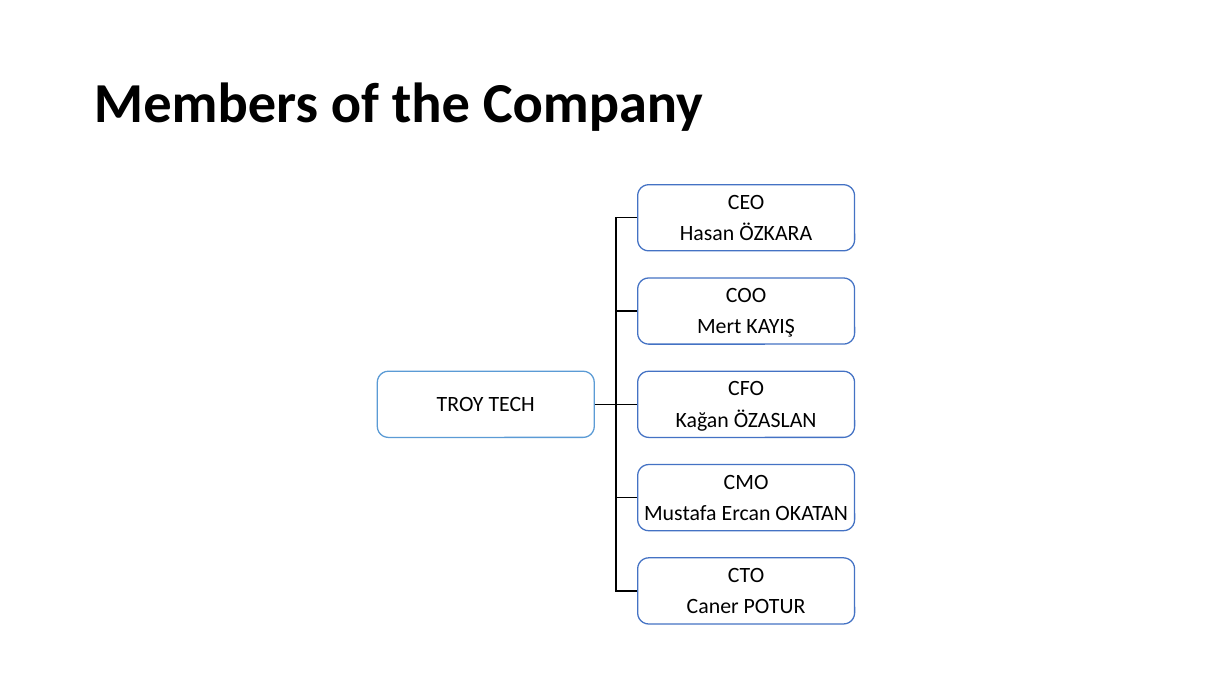
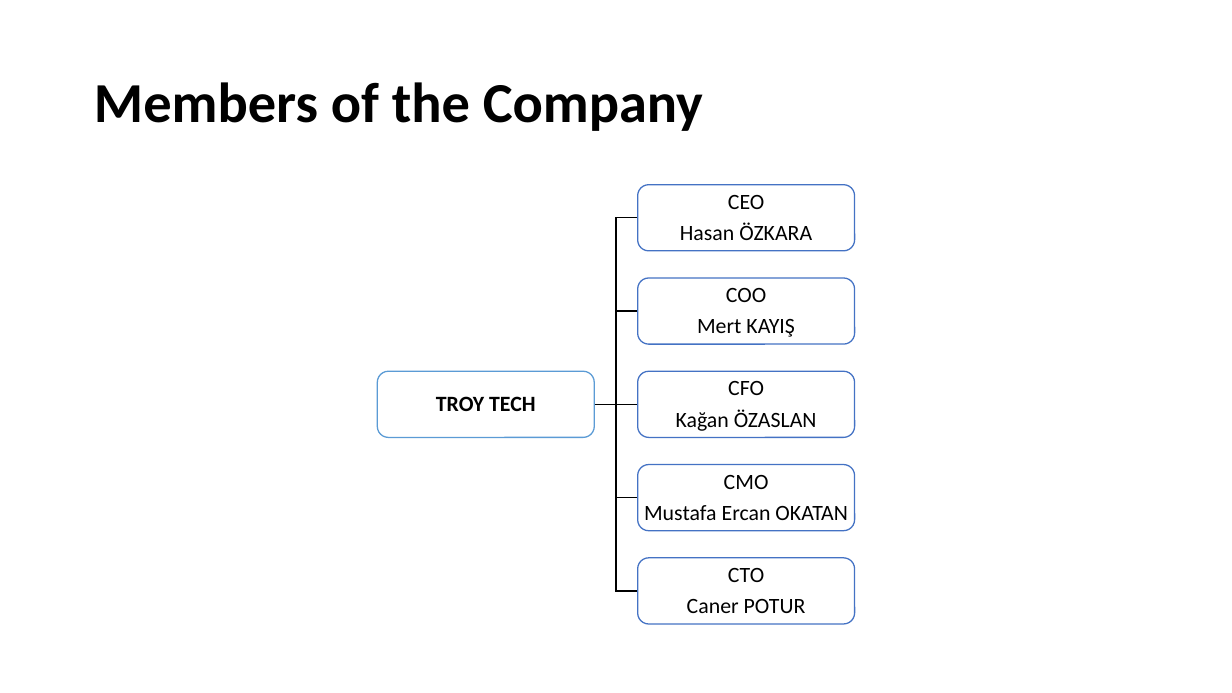
Before and after one commit to canerpotur/TROY-TECH, a slide deck: slide 5 of Troy Tech - Presentation/TROY- Hasan OZKARA_yeni.pptx. Drawn at 1232x693 pixels with LibreOffice and Linux fonts; fonts in the diff are those of the drawing. Boxes give left, top, right and bottom in pixels: in the first picture for what was removed or moved away, otherwise in the second. Text is boxed around its words. In the diff, an @@ line names an element or a change of style, - is before the commit and + after.

```diff
--- a/Troy Tech - Presentation/TROY- Hasan OZKARA_yeni.pptx
+++ b/Troy Tech - Presentation/TROY- Hasan OZKARA_yeni.pptx
@@ text "TROY TECH" at box(436, 396, 536, 411): bold on @@
```
Also in this commit, not shown: 3 other slides changed.
